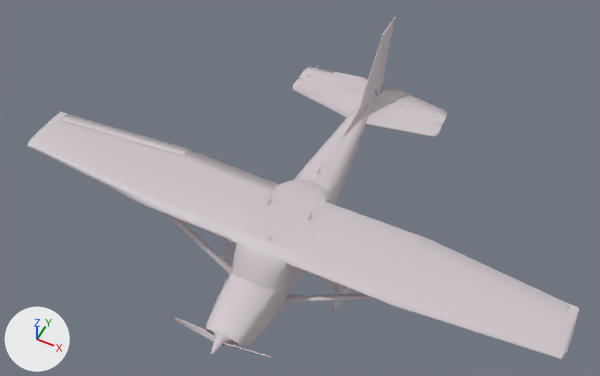
The FBX model Unity_PlanePreFlightCheck/Assets/_/ART/3D/3DModels/Plane/3D_Cessna_172.fbx: old version first, new version second.
Before and after are seen from a camera (50 mm lens) standing at (4.82, -8.35, 14.14) and looking at (-0.22, 1.74, 1.52). The axes (+X, +Y, +Z) are drawn at lower left. The lights are the same throughout. The picture after the commit comes second. Where no turn or scale is listed for an object, it has been applied to the vertices.

The first picture shows 'SM_CESSNA_AILERON_LEFT', 'SM_CESSNA_AILERON_RIGHT', 'SM_CESSNA_ELEVATOR_LEFT', 'SM_CESSNA_ELEVATOR_RIGHT', 'SM_CESSNA_FLAP_LEFT', 'SM_CESSNA_FLAP_RIGHT', 'SM_CESSNA_MAIN', 'SM_CESSNA_WINDOWS' and 2 more.
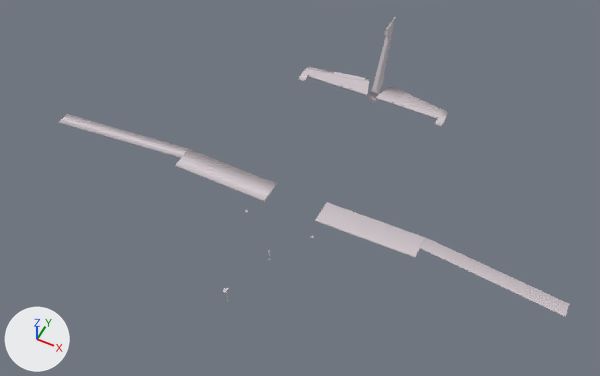
Location of each change, [x1, y1, x2, y2] in pixels of the pictures (600 x 376 px):
'SM_CESSNA_MAIN', deleted
    before: [27, 27, 579, 359]
'SM_CESSNA_WINDOWS', deleted
    before: [87, 169, 472, 330]

What changed in the scene script:
```text
Remove ob_sm_cessna_windows:
    ob_sm_cessna_windows = bpy.data.objects.new('SM_CESSNA_WINDOWS', me_mesh_002)
    ob_sm_cessna_windows.location = (0.0, 0.0, 0.0)
Remove ob_sm_cessna_main:
    ob_sm_cessna_main = bpy.data.objects.new('SM_CESSNA_MAIN', me_mesh_180)
    ob_sm_cessna_main.location = (0.0, 0.0, 0.0)
```
